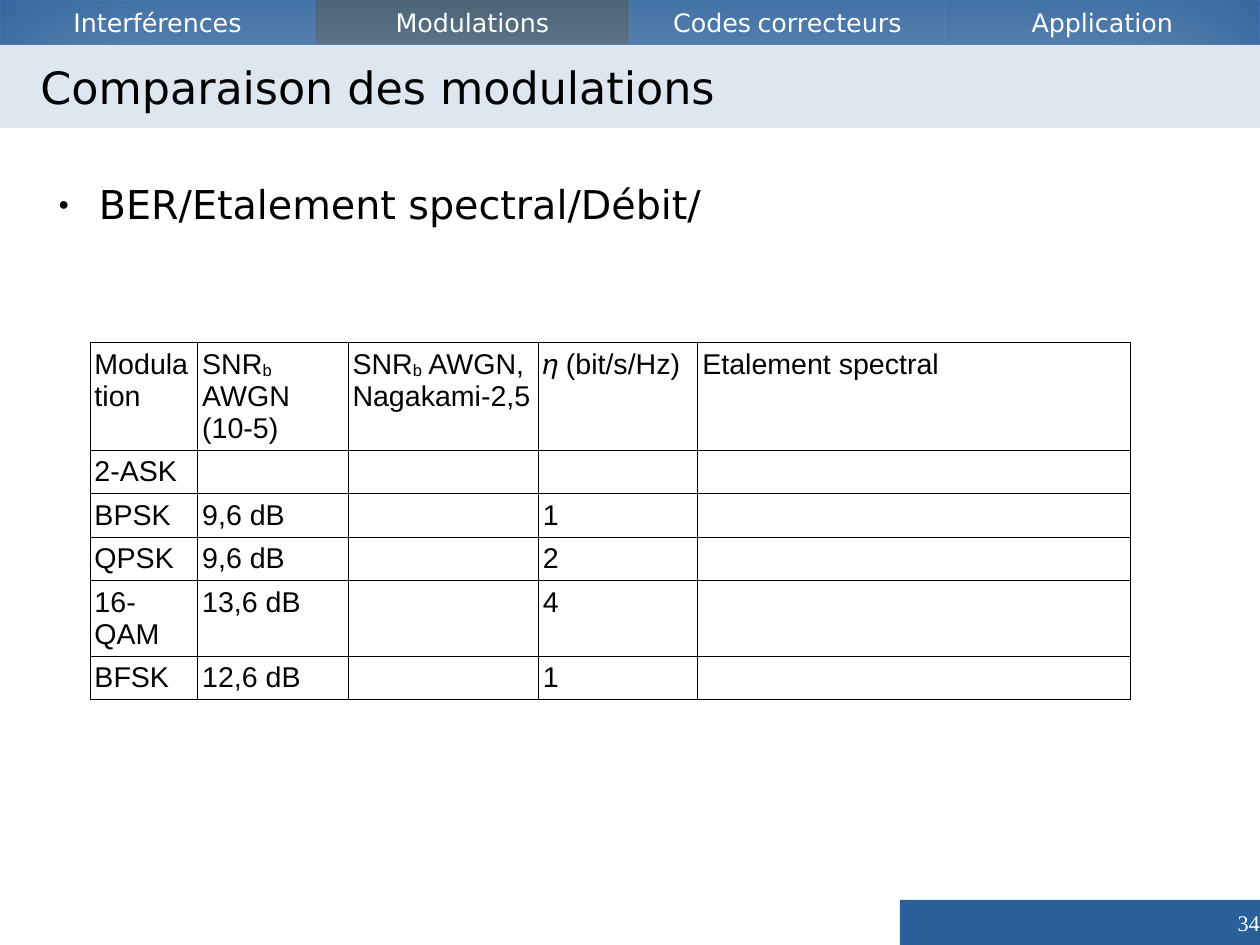
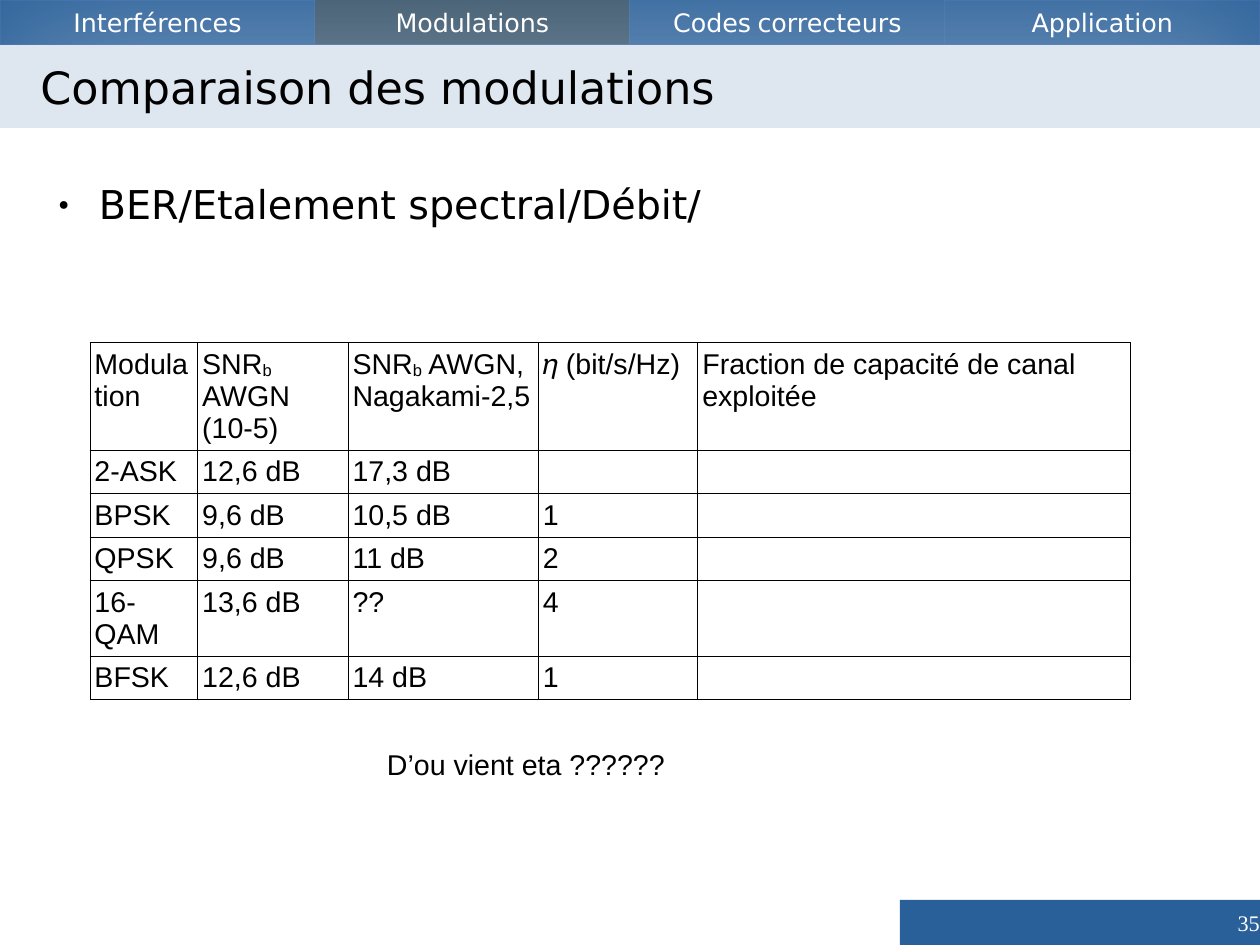
Before and after one commit to Vzrod/tipe, a slide deck: slide 35 of TIPE.odp (slide 34 before the commit). Drawn at 1260x945 pixels with LibreOffice and Linux fonts; fonts in the diff are those of the drawing. Boxes give left, top, right and bottom in pixels: in the first picture for what was removed or moved away, otherwise in the second. Text is boxed around its words. In the diff, an @@ line names an element or a change of style, - is before the commit and + after.

```diff
--- a/TIPE.odp
+++ b/TIPE.odp
@@ table at bbox=[90, 343, 1130, 695] @@
-row 1, column 5: Etalement spectral
+row 1, column 5: Fraction de capacité de canal exploitée
-row 2, column 2: 
+row 2, column 2: 12,6 dB
-row 2, column 3: 
+row 2, column 3: 17,3 dB
-row 3, column 3: 
+row 3, column 3: 10,5 dB
-row 4, column 3: 
+row 4, column 3: 11 dB
-row 5, column 3: 
+row 5, column 3: ??
-row 6, column 3: 
+row 6, column 3: 14 dB
@@ text added at bbox=[387, 754, 562, 776], 18 pt, text #000000 @@
+D’ou vient eta ??????
@@ page number at bbox=[1238, 916, 1260, 932]: text changed @@
-34
+35
```
Also in this commit, not shown: 3 other slides changed, 2 slides added, 6 other files.
